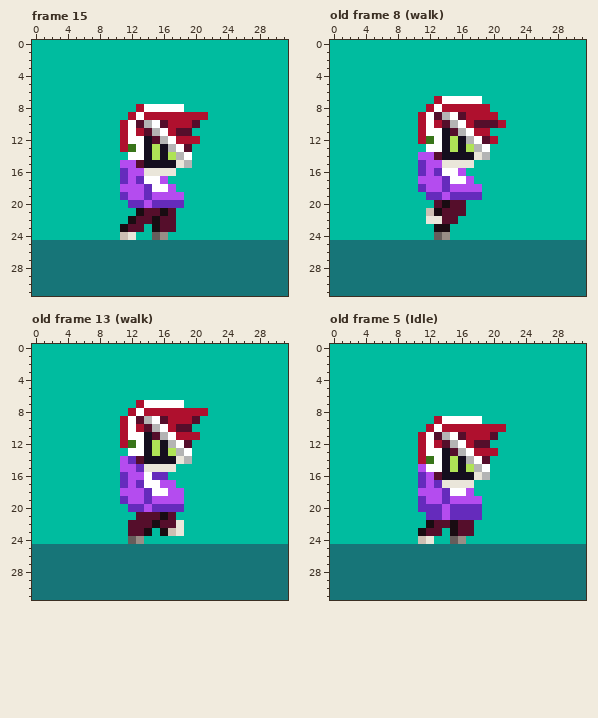
One commit to this pixel-art file: Cookin-Jamnarium-1/Assets/Sprites/WIP Assets/Code-E.aseprite. The first picture shows the starting point.
32x32 pixels, 15 frames. Shown: frame 15, old frame 8 (walk), old frame 13 (walk), old frame 5 (Idle). The commit also changed other frames, which this record leaves out.
After:
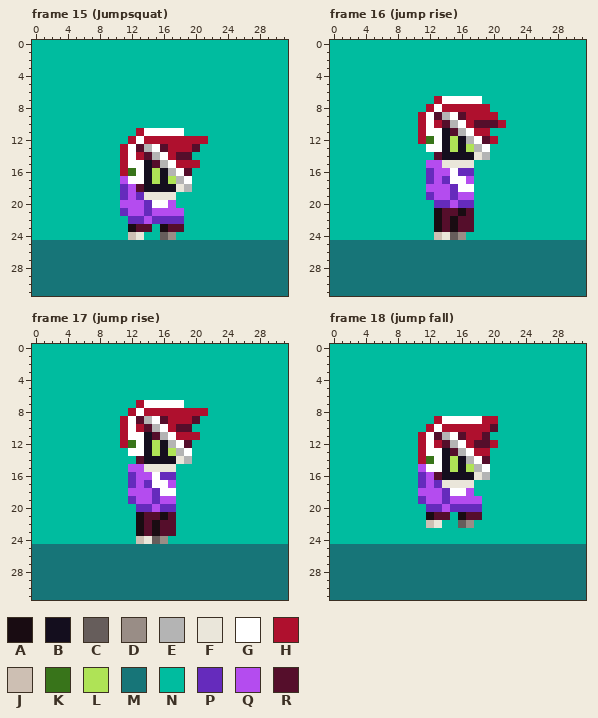
Palette (. is transparent): A #190c12  B #140e1e  C #665d5b  D #998d86  E #b4b4b4  F #eae6da  G #ffffff  H #af102e  J #cdbfb3  K #38741a  L #afe356  M #177578  N #00bc9f  P #652bbc  Q #b44cef  R #550e2b
A new or re-ordered frame is compared with the old frame closest to it.
The exact change:
frames 15 -> 22
Changed rows in their new state; - is an unchanged pixel.
Frame 15 (Jumpsquat), layers "Head", "Torso", "Legs":
first column x 11:
 8 --NNNNNN---
 9 -NNNNNNNNNN
10 NNNNNNNNNN-
11 NN-GG-GGN--
12 NH-HHHH---H
13 -GREGRHHHR-
14 H-HREGHRR--
15 HGG-REGHHH-
16 HKGBLBEGR--
17 QGGBLBLEG--
18 P-RBBBBFE--
19 --PFFFFN---
20 QQQPGGQN---
21 PQQPQQQQ---
22 -PPQPPPP---
23 NA-RNA-R---
24 NJF-NCD----
Frame 16 (jump rise) is new; against old frame 8 (walk), layers "Torso", "Legs":
first column x 11:
14 NN------
15 N-------
16 NPQQ-PP-
17 NP------
18 N--QPGGN
19 --Q--QQN
20 --PPQPP-
21 -N---AR-
22 -NA-ARR-
23 ---RARR-
24 --JFCD--
Frame 17 (jump rise) is new; against old frame 13 (walk), layers "Torso", "Legs":
first column x 11:
14 NN------
15 N-Q-----
16 NP-QG-P-
17 NPQP-G--
18 N--QP-GN
19 NP-QP--N
20 -N-PQ--N
21 --A-----
22 -NA----N
23 -NARARRN
24 -NJFCD--
Frame 18 (jump fall) is new; against old frame 5 (Idle), layers "Head", "Torso", "Legs":
first column x 19:
 9 HH-
10 -RN
11 RN-
12 -H-
13 -N-
first column x 11:
20 N-------
21 -ARRNARR
22 -JFNNCD-
23 NNN-NNN-
24 NN--NN--
Boxes around the changes in both pictures, in picture pixels (x1, y1, x2, y2):
changed: (120, 104, 208, 240)
changed: (418, 152, 482, 240)
changed: (120, 456, 184, 544)
changed: (482, 416, 506, 456)
changed: (418, 504, 482, 544)
